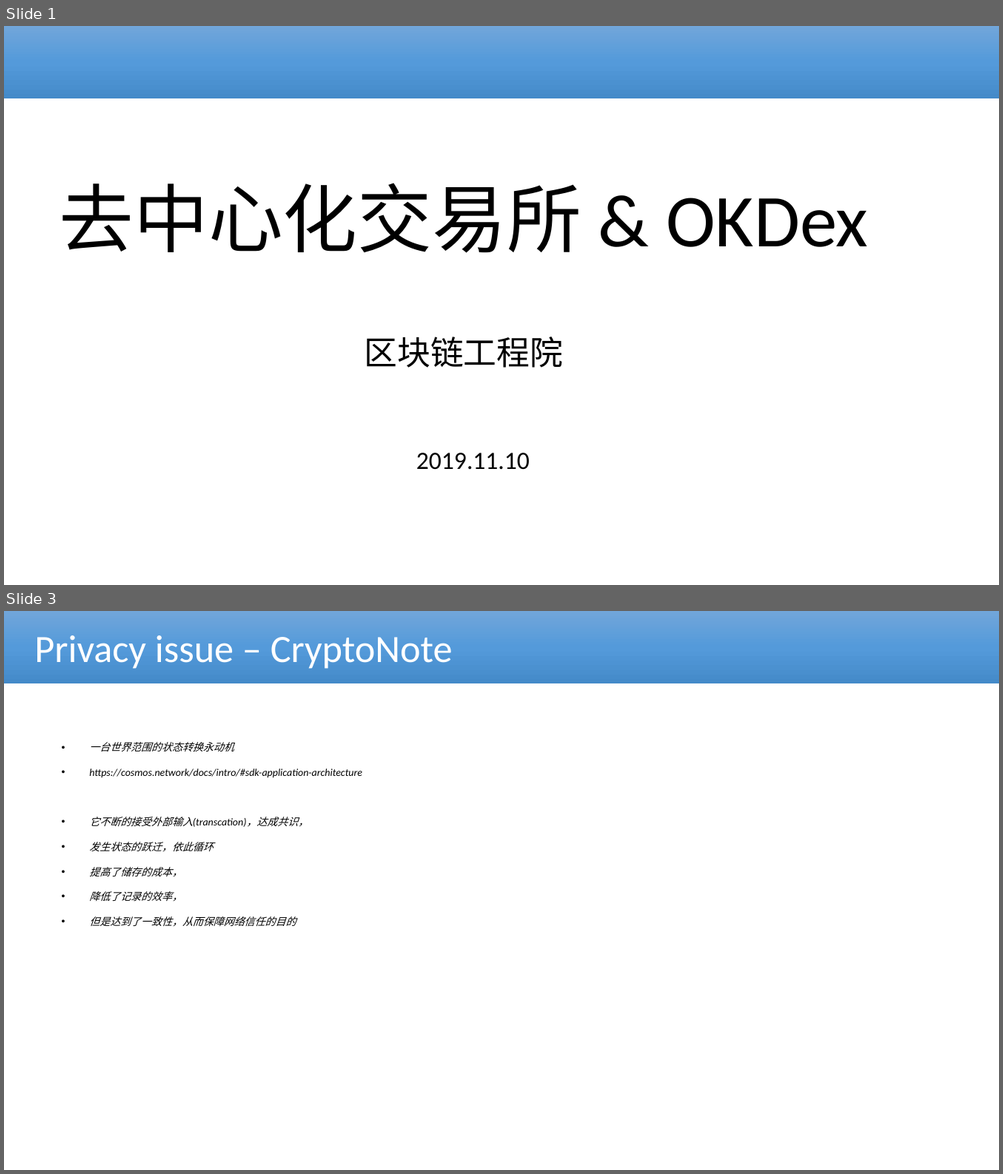
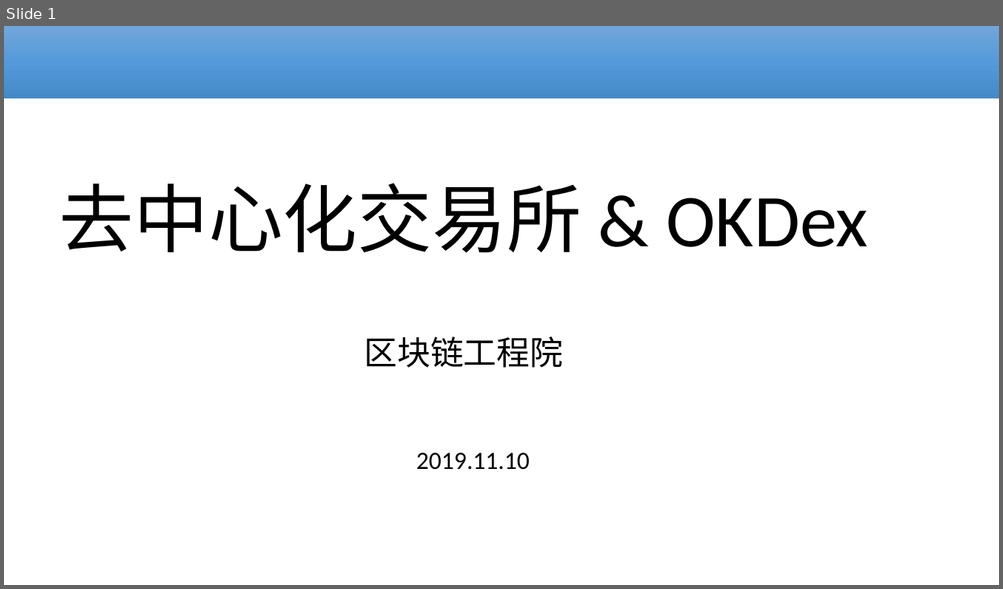
Before and after one commit to cmdpos/gaia, a slide deck: ppt/blockchain-dex.pptx. Shown one above the other, each under a label of ours: slides 1 and 3 before the commit, slide 1 after it; the slides between them are not shown. The pictures are 1003x1174 and 1003x589 pixels, drawn with LibreOffice and Linux fonts; fonts in the diff are those of the drawing; background and template pictures are left out. Boxes give left, top, right and bottom in pixels: in the first picture for what was removed or moved away, otherwise in the second. Text is boxed around its words. In the diff, an @@ line names an element or a change of style, - is before the commit and + after.

```diff
--- a/ppt/blockchain-dex.pptx
+++ b/ppt/blockchain-dex.pptx
@@ slide 3 removed at (4,611,999,1170), background #FFFFFF @@
@@ rectangle removed at (4,611,999,684) @@
-Privacy issue – CryptoNote
@@ text removed at (89,742,362,926) @@
-• 一台世界范围的状态转换永动机
-• https://cosmos.network/docs/intro/#sdk-application-architecture
-• 它不断的接受外部输入(transcation)，达成共识，
-• 发生状态的跃迁，依此循环
-• 提高了储存的成本，
-• 降低了记录的效率，
-• 但是达到了一致性，从而保障网络信任的目的
```
Also in this commit, not shown: 1 slide changed, 5 slides added.
